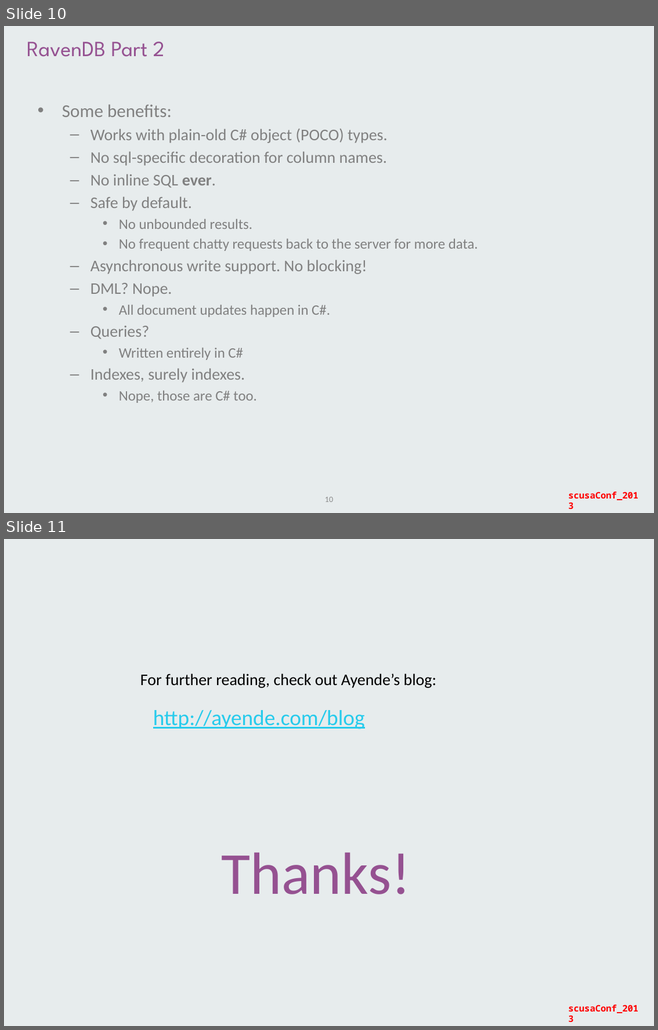
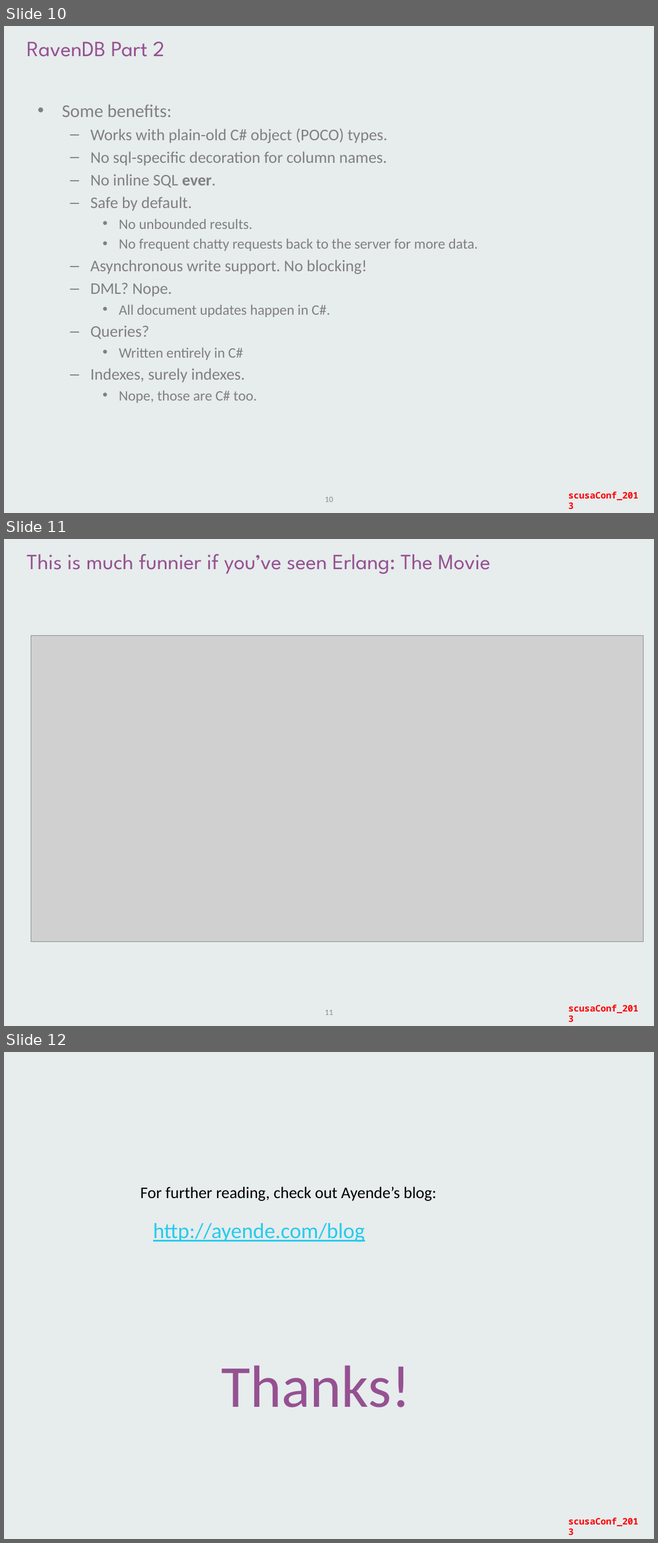
Before and after one commit to staticvoidmain/nosql-demo, a slide deck: slides/scusaConf2013_nosql.pptx. Shown one above the other, each under a label of ours: slides 10 and 11 before the commit, slides 10, 11 and 12 after it. The pictures are 658x1030 and 658x1543 pixels, drawn with LibreOffice and Linux fonts; fonts in the diff are those of the drawing; grey boxes stand for pictures; background and template pictures are left out. Boxes give left, top, right and bottom in pixels: in the first picture for what was removed or moved away, otherwise in the second. Text is boxed around its words. In the diff, an @@ line names an element or a change of style, - is before the commit and + after.

Commit message:
added comic

```diff
--- a/slides/scusaConf2013_nosql.pptx
+++ b/slides/scusaConf2013_nosql.pptx
@@ slide 11 added at <box>4,539,654,1026</box>, background picture (left out); not listed: 1 template element that a slide beside it also shows @@
@@ title added at <box>27,554,490,574</box>, 24 pt, text #945191 @@
+This is much funnier if you’ve seen Erlang: The Movie
@@ picture added at <box>31,635,643,942</box> @@
@@ page number added at <box>325,1010,333,1015</box>, 9 pt, text #8C8C8C @@
+11
@@ what was slide 11 is now slide 12 @@
```
